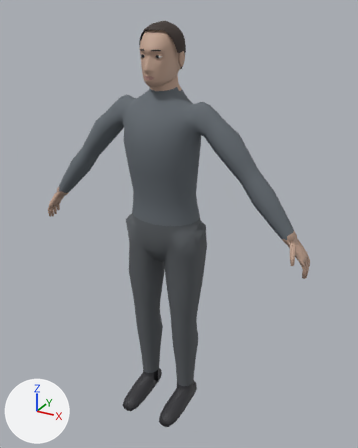
The glTF model models/characters/human/human.glb as it was, and as the next commit left it.
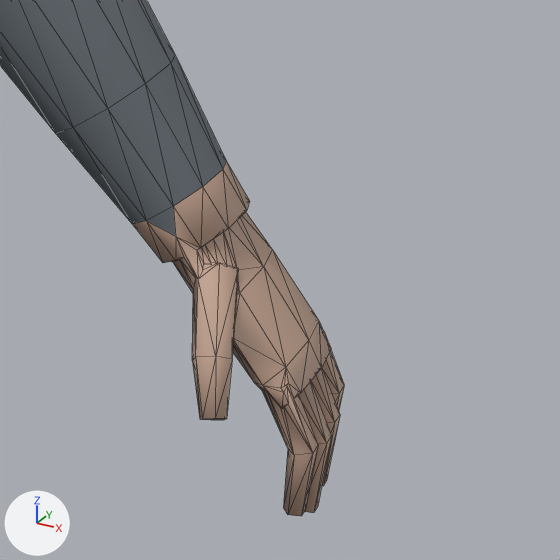
The first picture shows the older version from a 50 mm lens placed at (1.016, -1.718, 1.828), pointed at (0.057, 0.027, 0.955). The close-ups show the older and then the newer version on the part from 74% to 95% of the width and 47% to 64% of the height of that picture. Only the edits that show in the close-ups are written down. The lights are fixed; the arrows at lower left show +X, +Y and +Z. The close-ups show mesh edges as thin lines. Vertices at exactly the same position are counted once.

The first close-up shows 'body'.
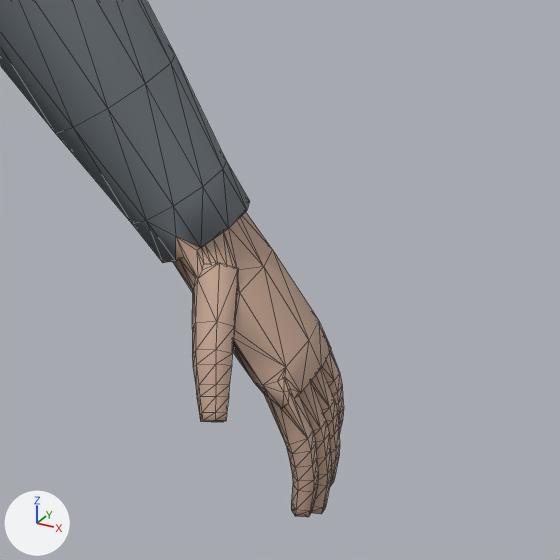
What differs and where, as boxes [x1, y1, x2, y2] in the close-ups (560 x 560 px):
'body', reshaped
    before: [0, 0, 344, 516]
    after: [0, 0, 344, 517]
part 1 of me_trunk_001, built on
    before: [179, 257, 335, 516]
    after: [192, 263, 344, 517]
part 2 of me_trunk_001, recoloured (beige to grey)
    both: [133, 161, 250, 263]

The change, as a diff of the scene's bpy script:
```diff
--- a/models/characters/human/human.glb.py
+++ b/models/characters/human/human.glb.py
@@ mat_finger @@
+mat_finger = principled_material('finger')
+mat_finger.base_color = (0.55, 0.37, 0.28)  # beige #c4a490
+mat_finger.roughness = 0.7
@@ mat_neck @@
+mat_neck = principled_material('neck')
+mat_neck.base_color = (0.55, 0.37, 0.28)  # beige #c4a490
+mat_neck.roughness = 0.7
@@ mat_sleeve @@
+mat_sleeve = principled_material('sleeve')
+mat_sleeve.base_color = (0.13, 0.15, 0.17)  # grey #656c73
+mat_sleeve.roughness = 0.7
@@ mat_hand @@
+mat_hand = principled_material('hand')
+mat_hand.base_color = (0.55, 0.37, 0.28)  # beige #c4a490
+mat_hand.roughness = 0.7
@@ mat_upsleeve @@
+mat_upsleeve = principled_material('upsleeve')
+mat_upsleeve.base_color = (0.13, 0.15, 0.17)  # grey #656c73
+mat_upsleeve.roughness = 0.7
@@ mat_front @@
+mat_front = principled_material('front')
+mat_front.base_color = (0.13, 0.15, 0.17)  # grey #656c73
+mat_front.roughness = 0.7
@@ mat_lowleg @@
+mat_lowleg = principled_material('lowleg')
+mat_lowleg.base_color = (0.1, 0.11, 0.12)  # dark grey #595d61
+mat_lowleg.roughness = 0.7
@@ me_trunk_001 @@
 # used by ob_body; location = (0.0, 0.0, 0.0)
-me_trunk_001.from_pydata(...)  # 1268 vertices, 2528 faces; spans x -0.65..0.64, y -0.21..0.13, z 0.0..1.63
+me_trunk_001.from_pydata(...)  # 1522 vertices, 3034 faces; spans x -0.65..0.65, y -0.21..0.13, z 0.0..1.63
+# me_trunk_001 part 1: 6 vertices moved within x 0.59..0.64, y -0.08..0.03, z 0.91..0.94; 11 vertices removed from x 0.57..0.64, y -0.04..0.02, z 0.87..1.0; 144 vertices added at x 0.58..0.65, y -0.08..0.03, z 0.87..0.98
+# me_trunk_001 part 2: 40 faces spanning x -0.59..0.59, y -0.04..0.02, z 0.99..1.05 switch from mat_skin (beige #c4a490) to mat_sleeve (grey #656c73)
+# other edits to the shape of me_trunk_001 do not show in these pictures
 me_trunk_001.materials.append(mat_shirt)
@@ me_trunk_001 @@
 me_trunk_001.materials.append(mat_boots)
+me_trunk_001.materials.append(mat_neck)  # beige #c4a490
+me_trunk_001.materials.append(mat_upsleeve)  # grey #656c73
+me_trunk_001.materials.append(mat_hand)  # beige #c4a490
+me_trunk_001.materials.append(mat_finger)  # beige #c4a490
+me_trunk_001.materials.append(mat_front)  # grey #656c73
+me_trunk_001.materials.append(mat_lowleg)  # dark grey #595d61
```
